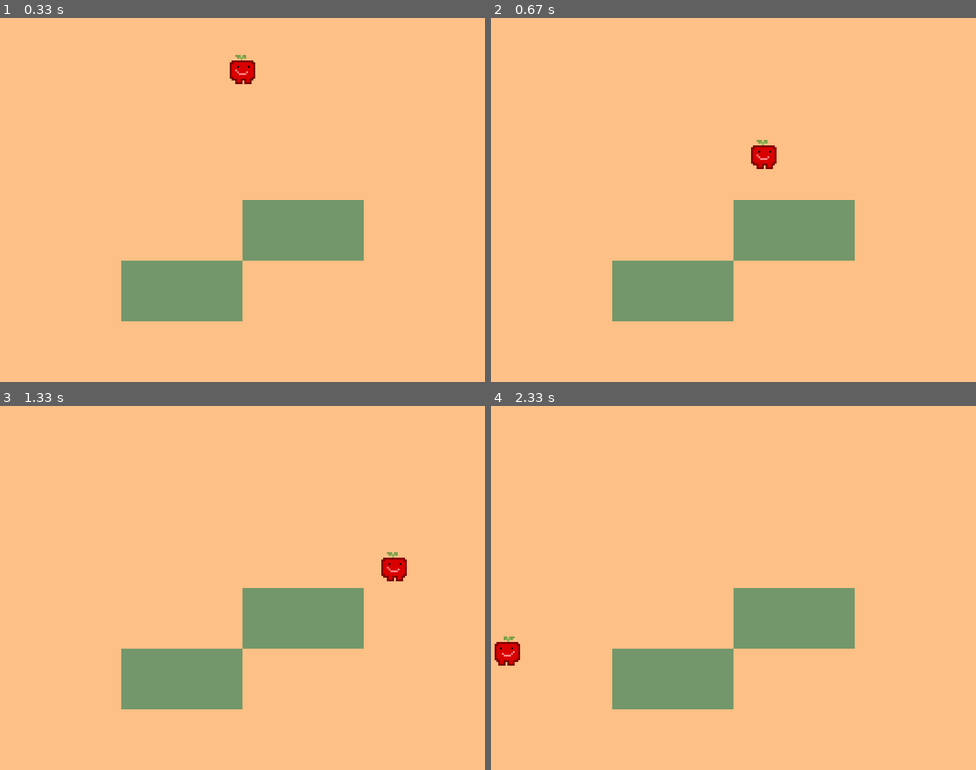
Above: before the commit, frames 1-4 (two rows, left to right).
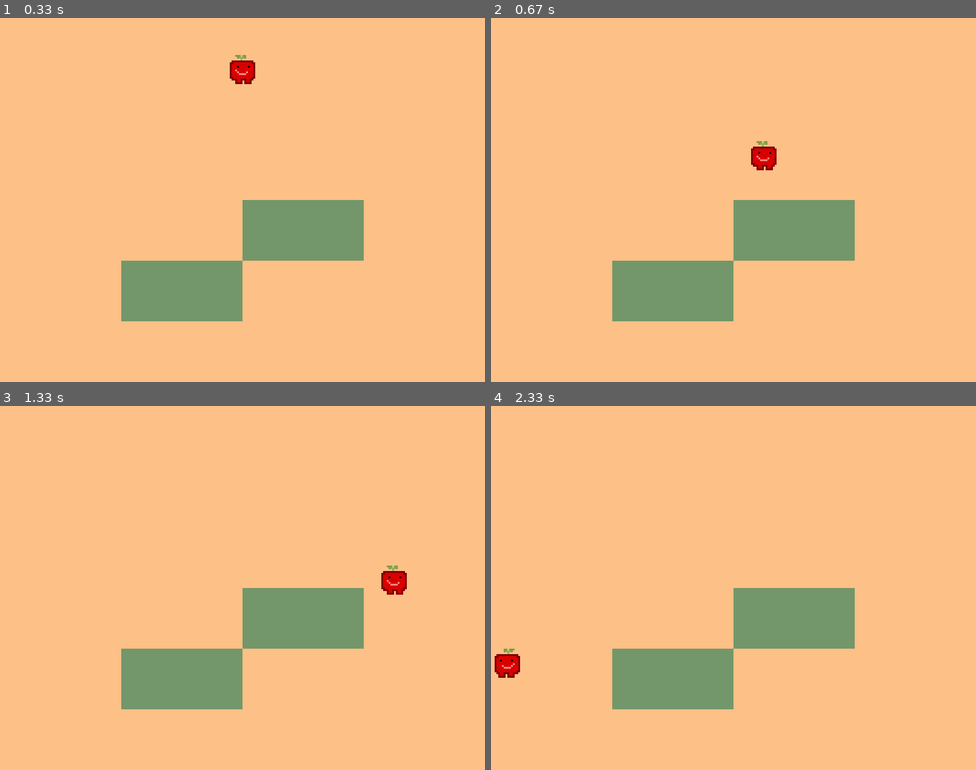
Above: after the commit, the same moments.

Repository: LKllora/pygame-platformer
Game: pygame game, started from Main.py
The game is run twice, just before and just after one commit, with the same random seed, the same clock (stepped at 60 frames per second) and the same inputs.
Inputs:
- Up to frame 1 (0.33 s): no input
- Up to frame 2 (0.67 s): hold Space from 0.33 s (still down); hold D from 0.33 s (still down)
- Up to frame 3 (1.33 s): release Space at 0.8 s; release D at 0.8 s; hold D 0.83-1.3 s
- Up to frame 4 (2.33 s): hold D 1.33-1.8 s; hold A from 1.83 s (still down)

Frame 1 is identical in both runs. In frame 2, 0.1% of the frame differs, in the area x 53-59%, y 33-42%; in frame 3, 0.5%, in the area x 78-84%, y 40-52%; in frame 4, 0.4%.

Commit message:
Added double jumps and linux support, mainly because i wanted to test my game on the web

Diff:
--- a/Main.py
+++ b/Main.py
@@ -1,7 +1,13 @@
 import pygame
+from pathlib import Path
+
 pygame.init()
 
-pygame.display.set_icon(pygame.image.load('images/gameicon.png'))
+base_dir = Path(__file__).resolve().parent
+image_dir = base_dir / "Images"
+
+
+pygame.display.set_icon(pygame.image.load(image_dir / "gameicon.png")) #REMEMBER TO ADD LINUX SUPPORT
 pygame.display.set_caption("uhm")
 
 screen = pygame.display.set_mode((800, 600))
@@ -15,12 +21,14 @@
 
 on_ground = False
 
+jumps_available = 2
+jump_power = -11.5
 gravity = 0.5
 coyote_time = 0.1
 coyote_timer = 0.1
 
-playerleft = pygame.transform.scale(pygame.image.load("images/aple_left.png"), (42, 48))
-playerright = pygame.transform.scale(pygame.image.load("images/aple_right.png"), (42, 48))
+playerleft = pygame.transform.scale(pygame.image.load(image_dir / "aple_left.png"), (42, 48))
+playerright = pygame.transform.scale(pygame.image.load(image_dir / "aple_right.png"), (42, 48))
 
 player = playerright
 
@@ -42,10 +50,12 @@
     dt = clock.tick(60) / 1000
 
 #--inputs
-    if keys[pygame.K_SPACE] and coyote_timer > 0:
-        if player_y_velocity >= 0:
-            player_y_velocity = -12
-            on_ground = False
+    if keys[pygame.K_SPACE] and jumps_available > 0:
+        if coyote_timer > 0 or on_ground or jumps_available < 2:
+            if player_y_velocity >= 0:
+                player_y_velocity = jump_power
+                on_ground = False
+                jumps_available -= 1
 
     if keys[pygame.K_a]:
         player = playerleft
@@ -107,6 +117,7 @@
 
                 player_y_velocity = 0
                 on_ground = True
+                jumps_available = 2
                 coyote_timer = coyote_time
         else:
             on_ground = False
@@ -121,7 +132,7 @@
     elif player_rect.x < 0:
         player_rect.x = 600
 
-    print(player_x_velocity)
+    print(jumps_available)
     pygame.display.flip()
 
 pygame.quit()
Binary file removed: Images/mio_front.png
